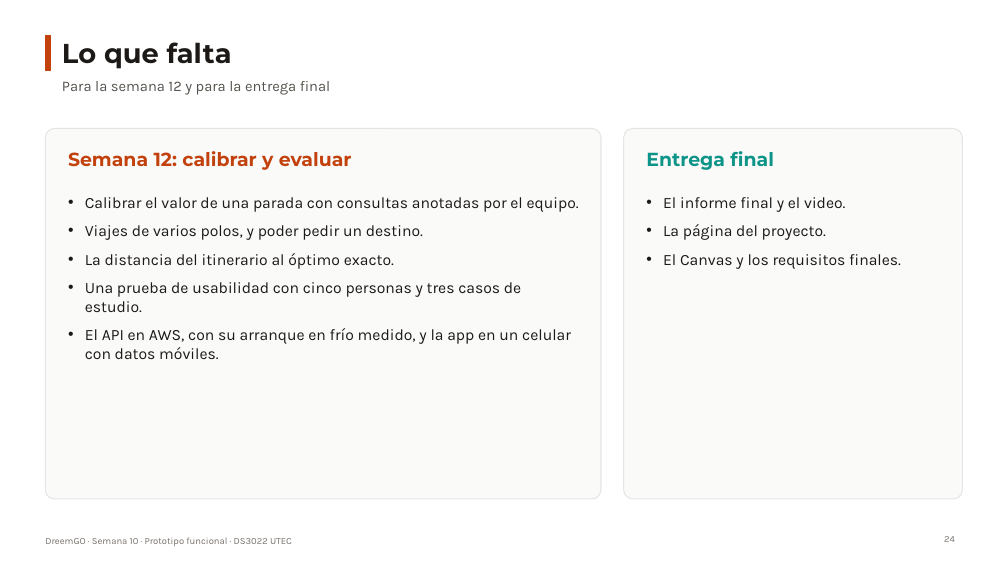
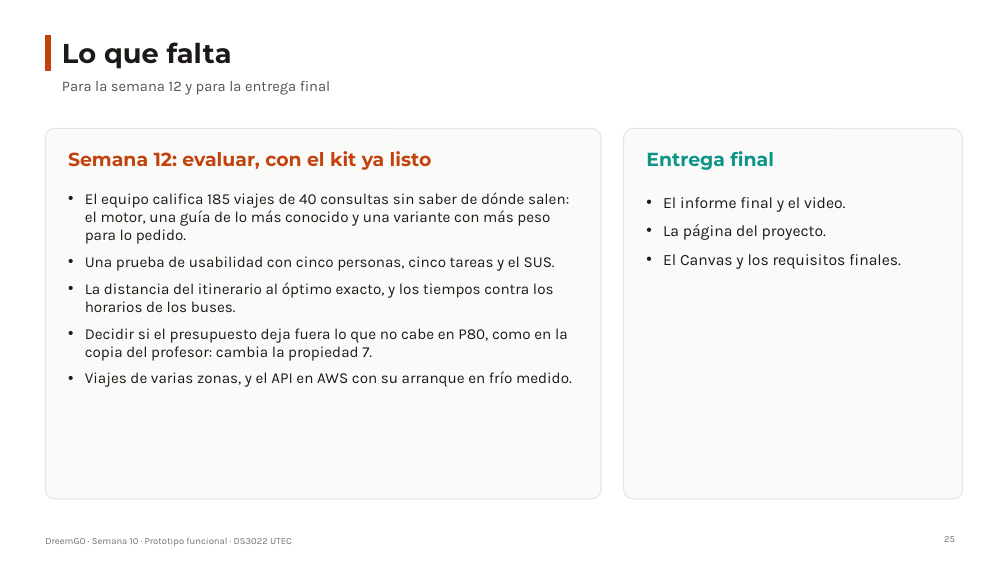
Before and after one commit to oswaldoaqm/Alejandros-Team, a slide deck: slide 25 of deliveries/week10/PresentationWeek10.pptx (slide 24 before the commit). Drawn at 1008x567 pixels with LibreOffice and Linux fonts; fonts in the diff are those of the drawing. Boxes give left, top, right and bottom in pixels: in the first picture for what was removed or moved away, otherwise in the second. Text is boxed around its words. In the diff, an @@ line names an element or a change of style, - is before the commit and + after.

Commit message:
docs(week10): la presentacion del 21 de octubre, con la revision del profesor

```diff
--- a/deliveries/week10/PresentationWeek10.pptx
+++ b/deliveries/week10/PresentationWeek10.pptx
@@ text at [68,151,432,170]: text changed @@
-Semana 12: calibrar y evaluar
+Semana 12: evaluar, con el kit ya listo
@@ text at [85,192,572,387]: text changed; size 15 to 14.5 pt @@
-• Calibrar el valor de una parada con consultas anotadas por el equipo.
-• Viajes de varios polos, y poder pedir un destino.
-• La distancia del itinerario al óptimo exacto.
-• Una prueba de usabilidad con cinco personas y tres casos de estudio.
-• El API en AWS, con su arranque en frío medido, y la app en un celular con datos móviles.
+• El equipo califica 185 viajes de 40 consultas sin saber de dónde salen: el motor, una guía de lo más conocido y una variante con más peso para lo pedido.
+• Una prueba de usabilidad con cinco personas, cinco tareas y el SUS.
+• La distancia del itinerario al óptimo exacto, y los tiempos contra los horarios de los buses.
+• Decidir si el presupuesto deja fuera lo que no cabe en P80, como en la copia del profesor: cambia la propiedad 7.
+• Viajes de varias zonas, y el API en AWS con su arranque en frío medido.
```
Also in this commit, not shown: 17 other slides changed, 2 slides added, 1 slide removed, 1 other file.
